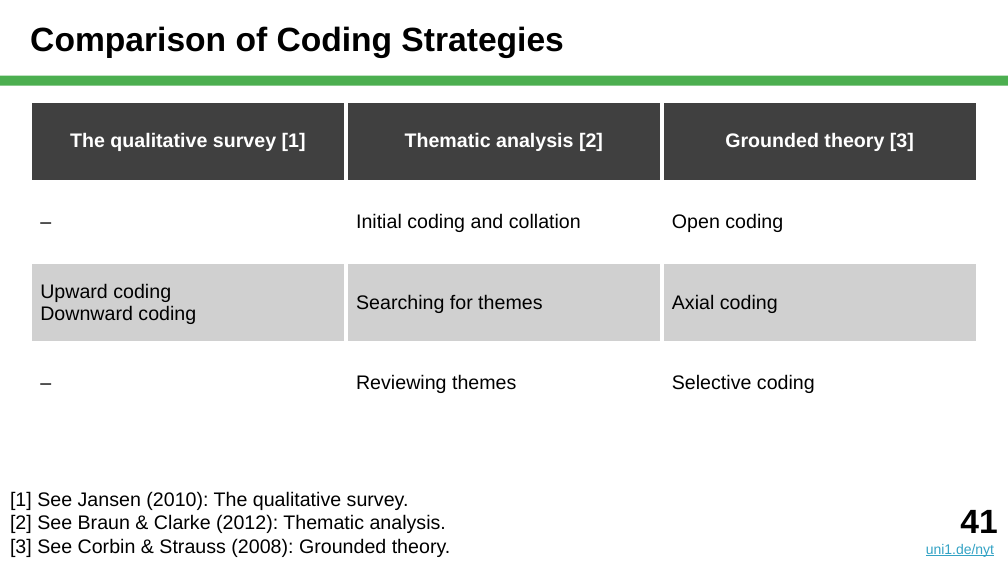
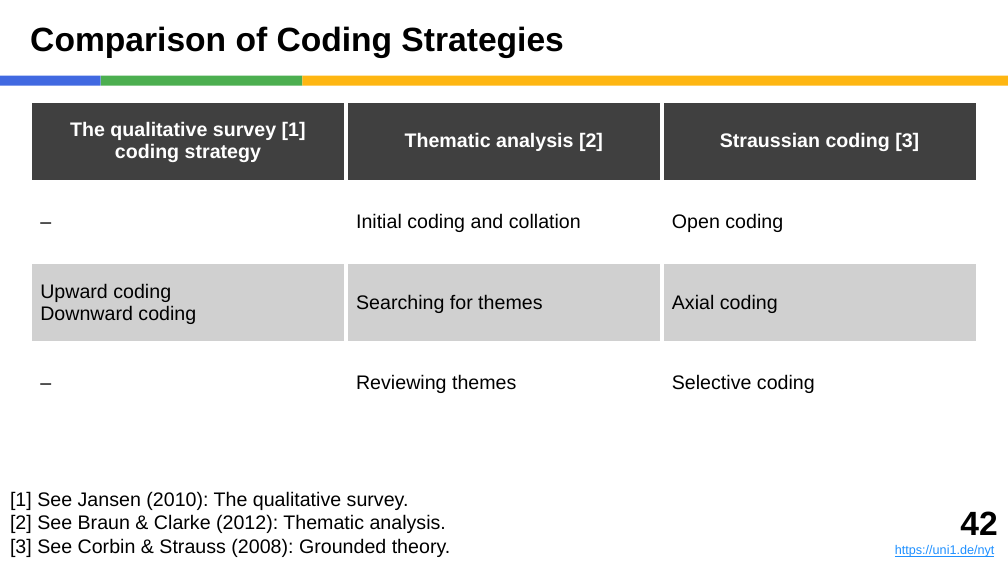
Before and after one commit to dirkriehle/nyt-course, a slide deck: slide 42 of Lecture slides/NYT C03 - Qualitative Surveys.pptx (slide 41 before the commit). Drawn at 1008x567 pixels with LibreOffice and Linux fonts; fonts in the diff are those of the drawing. Boxes give left, top, right and bottom in pixels: in the first picture for what was removed or moved away, otherwise in the second. Text is boxed around its words. In the diff, an @@ line names an element or a change of style, - is before the commit and + after.

```diff
--- a/Lecture slides/NYT C03 - Qualitative Surveys.pptx
+++ b/Lecture slides/NYT C03 - Qualitative Surveys.pptx
@@ rectangle added at [0, 76, 101, 86], fill #4169E1 @@
@@ rectangle added at [101, 76, 302, 86], fill #4CAF50 @@
@@ rectangle: place and size @@
-rectangle at [0, 76, 1008, 86]
+rectangle at [302, 76, 1008, 86]
@@ rectangle at [302, 76, 1008, 86]: fill #4CAF50 to #FEB612 @@
@@ table at [30, 101, 977, 431] @@
-row 1, column 1: The qualitative survey [1]
+row 1, column 1: The qualitative survey [1] / coding strategy
-row 1, column 3: Grounded theory [3]
+row 1, column 3: Straussian coding [3]
@@ text at [895, 511, 997, 557]: text changed; size 10 to 9 pt; text colour #34A3C5 to #1E90FF @@
-41
-uni1.de/nyt
+42
+https://uni1.de/nyt
```
Also in this commit, not shown: 48 other slides changed, 1 slide added, 3 other files.
